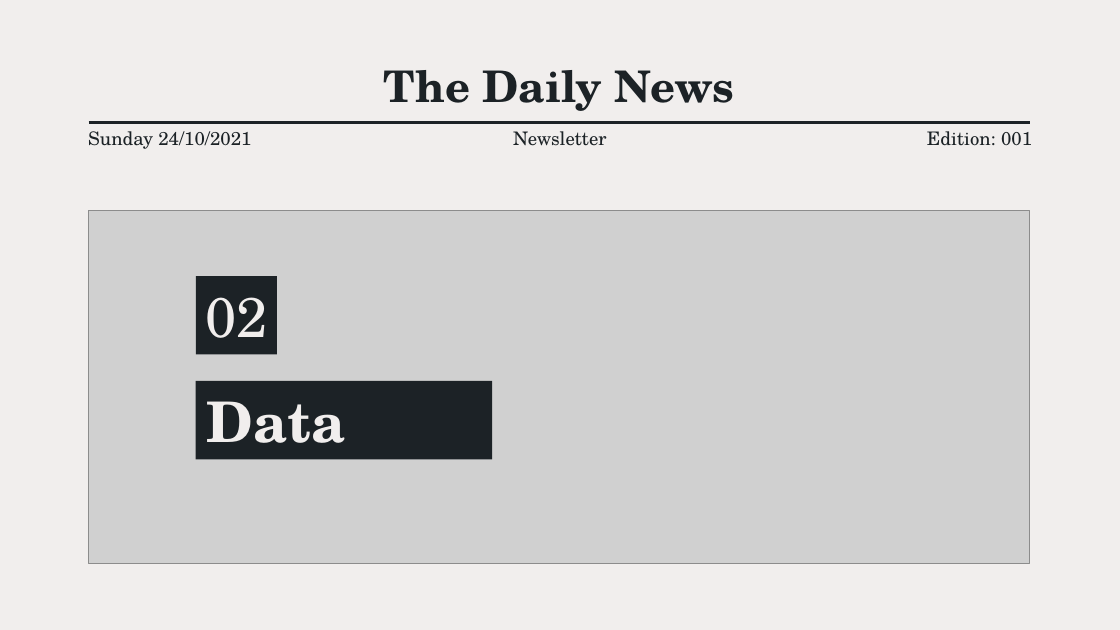
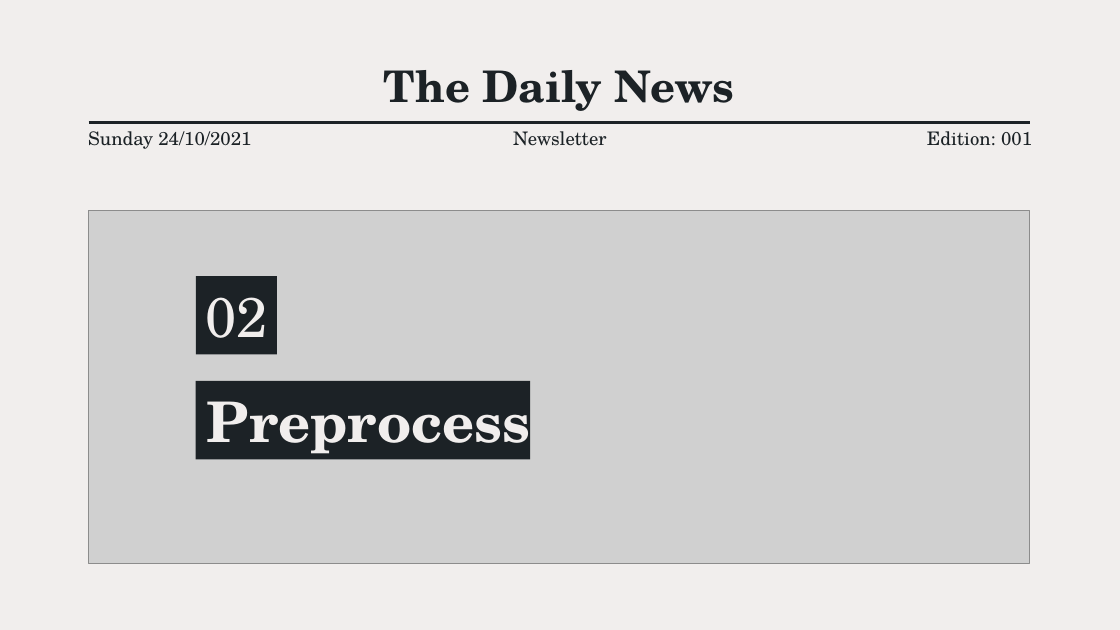
Before and after one commit to MaMuhanna/Arabic_NLP_Unsupervised_Topic_modeling, a slide deck: slide 5 of Topic_Modeling.pptx. Drawn at 1120x630 pixels with LibreOffice and Linux fonts; fonts in the diff are those of the drawing; grey boxes stand for pictures. Boxes give left, top, right and bottom in pixels: in the first picture for what was removed or moved away, otherwise in the second. Text is boxed around its words. In the diff, an @@ line names an element or a change of style, - is before the commit and + after.

```diff
--- a/Topic_Modeling.pptx
+++ b/Topic_Modeling.pptx
@@ rectangle: place and size @@
-rectangle at [196, 381, 493, 459]
+rectangle at [196, 381, 531, 459]
@@ title at [207, 385, 531, 462]: text changed @@
-Data
+Preprocess
```
Also in this commit, not shown: 3 other slides changed, 11 other files.
